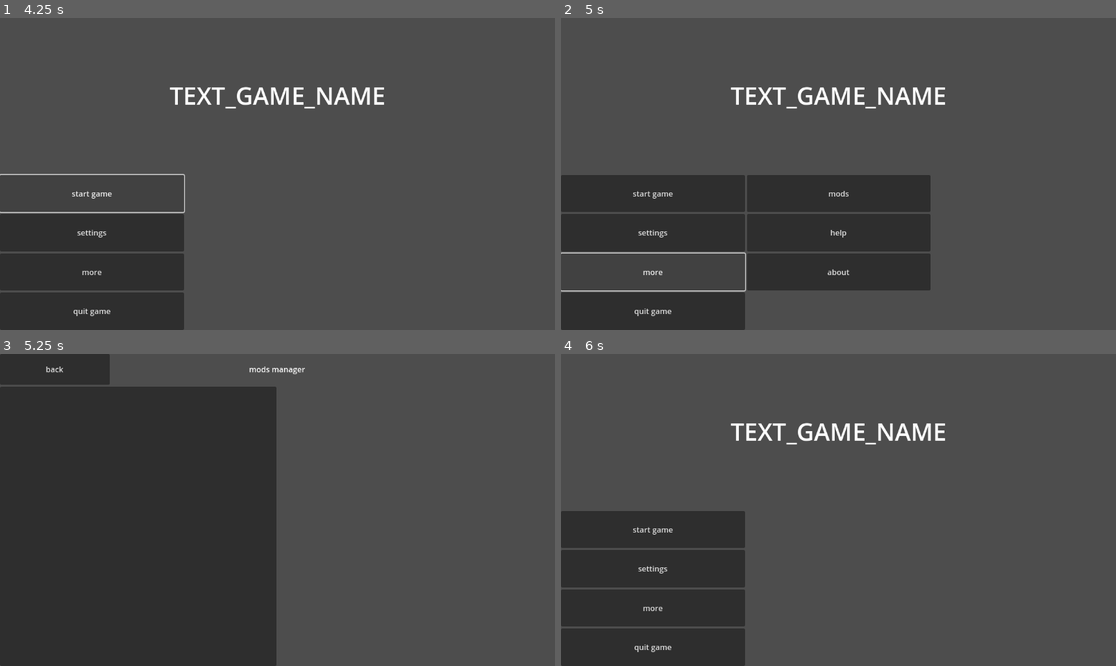
Above: before the commit, frames 1-4 (two rows, left to right).
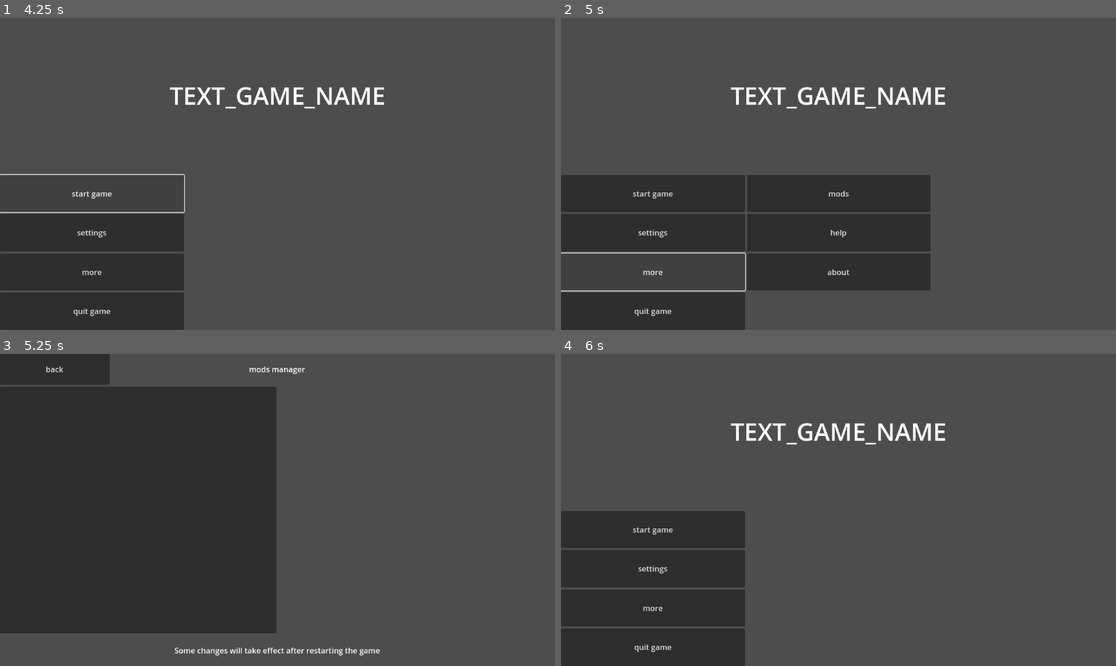
Above: after the commit, the same moments.

Repository: Neutron12138/Game-Framework-old
Game: Godot game, scene res://framework/interfaces/blank.tscn
The game is run twice, just before and just after one commit, with the same random seed, the same clock (stepped at 60 frames per second) and the same inputs.
Inputs:
- Up to frame 1 (4.25 s): click "settings" at 0.5 s; click "windowed" at 1.25 s; click "confirm" at 2 s; click "start game" at 2.75 s; click "start game" at 3.5 s
- Up to frame 2 (5 s): click "more" at 4.25 s
- Up to frame 3 (5.25 s): click "mods" at 5 s
- Up to frame 4 (6 s): click "back" at 5.75 s

Frames 1-2 are identical in both runs. In frame 3, 5.4% of the frame differs, in the area x 0-69%, y 89-100%; in frame 4, nothing differs.

Commit message:
有些小bug

Diff:
--- a/framework/global/basic_global_events.gd
+++ b/framework/global/basic_global_events.gd
@@ -4,3 +4,9 @@
 
 
 signal scene_changed(old_scene : Node, new_scene : Node)
+
+signal mod_enabled(mod : BasicModification)
+signal mod_disabled(mod : BasicModification)
+signal mod_priority_changed(mod : BasicModification, priority : int)
+signal mod_settings_opened(mod : BasicModification, settings : VBoxContainer)
+signal mod_settings_closed(mod : BasicModification, settings : VBoxContainer)
--- a/framework/global/basic_global_registry.gd
+++ b/framework/global/basic_global_registry.gd
@@ -28,3 +28,8 @@
 	"TEXT_WINDOWED" : Window.MODE_WINDOWED,
 	"TEXT_FULLSCREEN" : Window.MODE_FULLSCREEN
 }
+
+
+
+static func _static_init() -> void:
+	global_events = BasicGlobalEvents.new()
--- a/framework/global/framework_constants.gd
+++ b/framework/global/framework_constants.gd
@@ -4,11 +4,11 @@
 
 
 const VERSION_MAJOR : int = 0
-const VERSION_MINOR : int = 3
-const VERSION_REVISION : int = 4
+const VERSION_MINOR : int = 4
+const VERSION_REVISION : int = 0
 const VERSION_HEX : int = VERSION_MAJOR << 16 & VERSION_MINOR << 8 & VERSION_REVISION << 0
 const VERSION_STATUS : StringName = &""
-const VERSION_STRING : StringName = &"0.3.4"
+const VERSION_STRING : StringName = &"0.4.0"
 
 
 
--- a/framework/global/framework_main.gd
+++ b/framework/global/framework_main.gd
@@ -1,10 +1,5 @@
 class_name FrameworkMain
 extends SceneTree
-
-
-
-static func _static_init() -> void:
-	BasicGlobalRegistry.global_events = BasicGlobalEvents.new()
 
 
 
@@ -12,6 +7,7 @@
 	auto_accept_quit = false
 
 	_add_resource_savers_and_loaders()
+	_connect_signals()
 	_load_game_settings()
 	_load_modifications()
 	_load_translations()
@@ -29,14 +25,25 @@
 
 
 
+func _connect_signals() -> void:
+	BasicGlobalRegistry.global_events.mod_enabled.connect(ModsManagerUtilities.on_mod_enabled)
+	BasicGlobalRegistry.global_events.mod_disabled.connect(ModsManagerUtilities.on_mod_disabled)
+	BasicGlobalRegistry.global_events.mod_priority_changed.connect(ModsManagerUtilities.on_mod_priority_changed)
+
+
+
 func _load_game_settings() -> void:
 	BasicGlobalRegistry.game_settings = GameSettingsUtilities.load_game_settings_file(FilesystemUtilities.get_executable_directory() + BasicGameSettings.GAMESETTINGS_FILENAME)
 
 
 
 func _load_modifications() -> void:
-	if BasicGlobalRegistry.game_settings.enable_mods:
-		ModsManagerUtilities.load_modifications(FilesystemUtilities.get_executable_directory() + ModsManagerUtilities.MOD_DIRNAME)
+	if not BasicGlobalRegistry.game_settings.enable_mods:
+		return
+
+	ModsManagerUtilities.load_mods_settings()
+	ModsManagerUtilities.load_modifications(FilesystemUtilities.get_executable_directory() + ModsManagerUtilities.MOD_DIRNAME)
+	ModsManagerUtilities.load_mods_files()
 
 
 
--- a/framework/global/framework_resources.gd
+++ b/framework/global/framework_resources.gd
@@ -14,7 +14,7 @@
 const BasicAbout : PackedScene = preload("res://framework/interfaces/user_interfaces/basic_about.tscn")
 const BasicNewGame : PackedScene = preload("res://framework/interfaces/user_interfaces/basic_new_game.tscn")
 const BasicLoadGame : PackedScene = preload("res://framework/interfaces/user_interfaces/basic_load_game.tscn")
-const BasicModOptions : PackedScene = preload("res://framework/interfaces/user_interfaces/basic_mod_options.tscn")
+const BasicModSettings : PackedScene = preload("res://framework/interfaces/user_interfaces/basic_mod_settings.tscn")
 const BasicModsManager : PackedScene = preload("res://framework/interfaces/user_interfaces/basic_mods_manager.tscn")
 const BasicHelp : PackedScene = preload("res://framework/interfaces/user_interfaces/basic_help.tscn")
 
--- /dev/null
+++ b/framework/interfaces/user_interfaces/basic_mod_settings.gd
@@ -0,0 +1,58 @@
+extends VBoxContainer
+
+
+
+@export var modification : BasicModification = null
+@onready var settings : VBoxContainer = %settings
+@onready var details : HBoxContainer = %details
+@onready var icon : TextureRect = %icon
+@onready var info : Label = %info
+@onready var enable : HBoxContainer = %enable
+@onready var priority : HBoxContainer = %priority
+
+
+
+func open(mod : BasicModification) -> void:
+	modification = mod
+	if not is_instance_valid(modification):
+		return
+
+	var texture : Texture = ModFileUtilities.load_mod_icon(modification)
+	if is_instance_valid(texture):
+		icon.texture = texture
+	info.text = ModFileUtilities.get_mod_info(modification)
+
+	enable.default_value = BasicGlobalRegistry.mods_settings.get_value(mod.identity, ModsManagerUtilities.KEY_ENABLE, false)
+	enable.reset()
+
+	priority.default_value = BasicGlobalRegistry.mods_settings.get_value(mod.identity, ModsManagerUtilities.KEY_PRIORITY, 0)
+	priority.reset()
+
+	if is_instance_valid(BasicGlobalRegistry.global_events):
+		BasicGlobalRegistry.global_events.mod_settings_opened.emit(modification, settings)
+
+
+
+func close() -> void:
+	modification = null
+
+	if is_instance_valid(BasicGlobalRegistry.global_events):
+		BasicGlobalRegistry.global_events.mod_settings_closed.emit(modification, settings)
+
+
+
+func _on_enable_value_changed(value: Variant) -> void:
+	if not is_instance_valid(BasicGlobalRegistry.global_events):
+		return
+
+	if value:
+		BasicGlobalRegistry.global_events.mod_enabled.emit(modification)
+	else:
+		BasicGlobalRegistry.global_events.mod_disabled.emit(modification)
+
+
+func _on_priority_value_changed(value: Variant) -> void:
+	if not is_instance_valid(BasicGlobalRegistry.global_events):
+		return
+
+	BasicGlobalRegistry.global_events.mod_priority_changed.emit(modification, value)
--- /dev/null
+++ b/framework/interfaces/user_interfaces/basic_mod_settings.tscn
@@ -0,0 +1,62 @@
+[gd_scene load_steps=4 format=3 uid="uid://g1fco78v58tc"]
+
+[ext_resource type="Script" path="res://framework/interfaces/user_interfaces/basic_mod_settings.gd" id="1_8jcoq"]
+[ext_resource type="PackedScene" uid="uid://b8ble03df5ehg" path="res://framework/interfaces/value_setters/bool_value_setter.tscn" id="2_uvehn"]
+[ext_resource type="PackedScene" uid="uid://mu2jshqdmcjp" path="res://framework/interfaces/value_setters/integer_value_setter.tscn" id="3_412xy"]
+
+[node name="BasicModSettings" type="VBoxContainer"]
+offset_right = 1152.0
+offset_bottom = 648.0
+size_flags_horizontal = 3
+size_flags_vertical = 3
+script = ExtResource("1_8jcoq")
+
+[node name="Label" type="Label" parent="."]
+layout_mode = 2
+size_flags_vertical = 3
+text = "TEXT_MOD_OPTIONS"
+horizontal_alignment = 1
+vertical_alignment = 1
+
+[node name="ScrollContainer" type="ScrollContainer" parent="."]
+layout_mode = 2
+size_flags_vertical = 3
+size_flags_stretch_ratio = 7.0
+
+[node name="settings" type="VBoxContainer" parent="ScrollContainer"]
+unique_name_in_owner = true
+layout_mode = 2
+size_flags_horizontal = 3
+size_flags_vertical = 3
+
+[node name="details" type="HBoxContainer" parent="ScrollContainer/settings"]
+unique_name_in_owner = true
+layout_mode = 2
+size_flags_vertical = 3
+
+[node name="icon" type="TextureRect" parent="ScrollContainer/settings/details"]
+unique_name_in_owner = true
+layout_mode = 2
+stretch_mode = 4
+
+[node name="info" type="Label" parent="ScrollContainer/settings/details"]
+unique_name_in_owner = true
+layout_mode = 2
+size_flags_horizontal = 3
+size_flags_vertical = 3
+
+[node name="enable" parent="ScrollContainer/settings" instance=ExtResource("2_uvehn")]
+unique_name_in_owner = true
+layout_mode = 2
+label_text = "TEXT_ENABLE"
+
+[node name="priority" parent="ScrollContainer/settings" instance=ExtResource("3_412xy")]
+unique_name_in_owner = true
+layout_mode = 2
+min_value = -100
+allow_greater = true
+allow_lesser = true
+label_text = "TEXT_PRIORITY"
+
+[connection signal="value_changed" from="ScrollContainer/settings/enable" to="." method="_on_enable_value_changed"]
+[connection signal="value_changed" from="ScrollContainer/settings/priority" to="." method="_on_priority_value_changed"]
--- a/framework/interfaces/user_interfaces/basic_mods_manager.gd
+++ b/framework/interfaces/user_interfaces/basic_mods_manager.gd
@@ -3,9 +3,34 @@
 
 
 @export var previous_scene : Node = null
+@onready var container : HBoxContainer = %container
 @onready var list : ItemList = %list
-@onready var options : VBoxContainer = %options
 @onready var blank : Control = %blank
+var settings : VBoxContainer = null
+
+
+
+func _ready() -> void:
+	for identity in BasicGlobalRegistry.modifications.keys():
+		list.add_item(identity)
+
+
+
+func close() -> void:
+	if is_instance_valid(settings):
+		settings.close()
+		container.remove_child(settings)
+
+
+
+func open(index : int) -> void:
+	var identity : String = list.get_item_text(index)
+	if not BasicGlobalRegistry.modifications.has(identity):
+		return
+
+	settings = FrameworkResources.BasicModSettings.instantiate()
+	settings.open(BasicGlobalRegistry.modifications[identity])
+	container.add_child(settings)
 
 
 
@@ -14,11 +39,11 @@
 
 
 func _on_list_empty_clicked(_at_position: Vector2, _mouse_button_index: int) -> void:
-	options.hide()
+	close()
 	blank.show()
 
 
-func _on_list_item_selected(index: int) -> void:
-	options.switch(index)
-	options.show()
+func _on_list_item_clicked(index: int, _at_position: Vector2, _mouse_button_index: int) -> void:
+	close()
+	open(index)
 	blank.hide()
--- a/framework/interfaces/user_interfaces/basic_mods_manager.tscn
+++ b/framework/interfaces/user_interfaces/basic_mods_manager.tscn
@@ -1,9 +1,8 @@
-[gd_scene load_steps=6 format=3 uid="uid://daday0ctffecu"]
+[gd_scene load_steps=5 format=3 uid="uid://daday0ctffecu"]
 
 [ext_resource type="Script" path="res://framework/interfaces/user_interfaces/basic_mods_manager.gd" id="1_76v0v"]
 [ext_resource type="Script" path="res://framework/interfaces/widgets/interface_resizer.gd" id="2_fujls"]
 [ext_resource type="PackedScene" uid="uid://b2uhanojuhssd" path="res://framework/interfaces/widgets/basic_header.tscn" id="3_pai25"]
-[ext_resource type="PackedScene" uid="uid://g1fco78v58tc" path="res://framework/interfaces/user_interfaces/basic_mod_options.tscn" id="4_lf0of"]
 [ext_resource type="PackedScene" uid="uid://bnabgu0s2d4da" path="res://framework/interfaces/blank.tscn" id="4_ltee4"]
 
 [node name="BasicModsManagerInterface" type="VBoxContainer"]
@@ -19,27 +18,29 @@
 layout_mode = 2
 title = "TEXT_MODS_MANAGER"
 
-[node name="HBoxContainer2" type="HBoxContainer" parent="."]
+[node name="container" type="HBoxContainer" parent="."]
+unique_name_in_owner = true
 layout_mode = 2
 size_flags_vertical = 3
-size_flags_stretch_ratio = 9.0
+size_flags_stretch_ratio = 8.0
 
-[node name="list" type="ItemList" parent="HBoxContainer2"]
+[node name="list" type="ItemList" parent="container"]
 unique_name_in_owner = true
 layout_mode = 2
 size_flags_horizontal = 3
 
-[node name="options" parent="HBoxContainer2" instance=ExtResource("4_lf0of")]
-unique_name_in_owner = true
-visible = false
-layout_mode = 2
-size_flags_horizontal = 3
-
-[node name="blank" parent="HBoxContainer2" instance=ExtResource("4_ltee4")]
+[node name="blank" parent="container" instance=ExtResource("4_ltee4")]
 unique_name_in_owner = true
 layout_mode = 2
 size_flags_horizontal = 3
 
+[node name="Label" type="Label" parent="."]
+layout_mode = 2
+size_flags_vertical = 3
+text = "TEXT_SOME_CHANGES_WILL_TAKE_EFFECT_AFTER_RESTARTING_THE_GAME"
+horizontal_alignment = 1
+vertical_alignment = 1
+
 [connection signal="back_request" from="header" to="." method="_on_header_back_request"]
-[connection signal="empty_clicked" from="HBoxContainer2/list" to="." method="_on_list_empty_clicked"]
-[connection signal="item_selected" from="HBoxContainer2/list" to="." method="_on_list_item_selected"]
+[connection signal="empty_clicked" from="container/list" to="." method="_on_list_empty_clicked"]
+[connection signal="item_clicked" from="container/list" to="." method="_on_list_item_clicked"]
--- a/framework/interfaces/value_setters/bool_value_setter.gd
+++ b/framework/interfaces/value_setters/bool_value_setter.gd
@@ -20,3 +20,8 @@
 
 func get_value() -> Variant:
 	return value.button_pressed
+
+
+
+func _on_value_pressed() -> void:
+	value_changed.emit(get_value())
--- a/framework/interfaces/value_setters/bool_value_setter.tscn
+++ b/framework/interfaces/value_setters/bool_value_setter.tscn
@@ -12,3 +12,5 @@
 layout_mode = 2
 size_flags_horizontal = 3
 size_flags_stretch_ratio = 4.0
+
+[connection signal="pressed" from="value" to="." method="_on_value_pressed"]
--- a/framework/interfaces/value_setters/enum_value_setter.gd
+++ b/framework/interfaces/value_setters/enum_value_setter.gd
@@ -41,3 +41,8 @@
 		Logger.loge("Unable to find the key corresponding to the value (\"%s\") in enum_items." % val)
 		return -1
 	return array.find(key)
+
+
+
+func _on_value_item_selected(_index: int) -> void:
+	value_changed.emit(get_value())
--- a/framework/interfaces/value_setters/enum_value_setter.tscn
+++ b/framework/interfaces/value_setters/enum_value_setter.tscn
@@ -13,3 +13,5 @@
 layout_mode = 2
 size_flags_horizontal = 3
 size_flags_stretch_ratio = 4.0
+
+[connection signal="item_selected" from="value" to="." method="_on_value_item_selected"]
--- a/framework/interfaces/value_setters/integer_value_setter.gd
+++ b/framework/interfaces/value_setters/integer_value_setter.gd
@@ -28,3 +28,8 @@
 
 func get_value() -> Variant:
 	return value.value
+
+
+
+func _on_value_value_changed(_value: float) -> void:
+	value_changed.emit(get_value())
--- a/framework/interfaces/value_setters/integer_value_setter.tscn
+++ b/framework/interfaces/value_setters/integer_value_setter.tscn
@@ -16,3 +16,5 @@
 layout_mode = 2
 size_flags_horizontal = 3
 size_flags_stretch_ratio = 4.0
+
+[connection signal="value_changed" from="value" to="." method="_on_value_value_changed"]
--- a/framework/interfaces/value_setters/string_value_setter.gd
+++ b/framework/interfaces/value_setters/string_value_setter.gd
@@ -1,4 +1,8 @@
 extends "value_setter.gd"
+
+
+
+signal value_submitted(value : String)
 
 
 
@@ -19,3 +23,12 @@
 
 func get_value() -> Variant:
 	return value.text
+
+
+
+func _on_value_text_changed(_new_text: String) -> void:
+	value_changed.emit(get_value())
+
+
+func _on_value_text_submitted(_new_text: String) -> void:
+	value_submitted.emit(get_value())
--- a/framework/interfaces/value_setters/string_value_setter.tscn
+++ b/framework/interfaces/value_setters/string_value_setter.tscn
@@ -12,3 +12,6 @@
 layout_mode = 2
 size_flags_horizontal = 3
 size_flags_stretch_ratio = 4.0
+
+[connection signal="text_changed" from="value" to="." method="_on_value_text_changed"]
+[connection signal="text_submitted" from="value" to="." method="_on_value_text_submitted"]
--- a/framework/interfaces/value_setters/value_setter.gd
+++ b/framework/interfaces/value_setters/value_setter.gd
@@ -1,4 +1,8 @@
 extends HBoxContainer
+
+
+
+signal value_changed(value : Variant)
 
 
 
--- a/framework/interfaces/value_setters/vector2_value_setter.gd
+++ b/framework/interfaces/value_setters/vector2_value_setter.gd
@@ -1,4 +1,8 @@
 extends "value_setter.gd"
+
+
+
+signal value_submitted(value : Variant)
 
 
 
@@ -47,3 +51,20 @@
 			return null
 
 		return Vector2(float(x), float(y))
+
+
+
+func _on_value_x_text_changed(_new_text: String) -> void:
+	value_changed.emit(get_value())
+
+
+func _on_value_x_text_submitted(_new_text: String) -> void:
+	value_submitted.emit(get_value())
+
+
+func _on_value_y_text_changed(_new_text: String) -> void:
+	value_changed.emit(get_value())
+
+
+func _on_value_y_text_submitted(_new_text: String) -> void:
+	value_submitted.emit(get_value())
--- a/framework/interfaces/value_setters/vector2_value_setter.tscn
+++ b/framework/interfaces/value_setters/vector2_value_setter.tscn
@@ -41,3 +41,8 @@
 size_flags_horizontal = 3
 size_flags_stretch_ratio = 1.5
 placeholder_text = "TEXT_PLEASE_ENTER_NUMBER"
+
+[connection signal="text_changed" from="value_x" to="." method="_on_value_x_text_changed"]
+[connection signal="text_submitted" from="value_x" to="." method="_on_value_x_text_submitted"]
+[connection signal="text_changed" from="value_y" to="." method="_on_value_y_text_changed"]
+[connection signal="text_submitted" from="value_y" to="." method="_on_value_y_text_submitted"]
--- a/framework/translations/en.json
+++ b/framework/translations/en.json
@@ -56,6 +56,9 @@
 		"TEXT_PAUSE_WHEN_CONSOLE" : "pause the game when starting the console",
 		"TEXT_LANGUAGE" : "language",
 
-		"TEXT_PRIORITY" : "priority"
+		"TEXT_ENABLE" : "enable",
+		"TEXT_PRIORITY" : "priority",
+
+		"TEXT_SOME_CHANGES_WILL_TAKE_EFFECT_AFTER_RESTARTING_THE_GAME" : "Some changes will take effect after restarting the game"
 	}
 }
--- a/framework/translations/zh_CN.json
+++ b/framework/translations/zh_CN.json
@@ -56,6 +56,9 @@
 		"TEXT_PAUSE_WHEN_CONSOLE" : "当启动控制台时暂停游戏",
 		"TEXT_LANGUAGE" : "语言",
 
-		"TEXT_PRIORITY" : "优先级"
+		"TEXT_ENABLE" : "启用",
+		"TEXT_PRIORITY" : "优先级",
+
+		"TEXT_SOME_CHANGES_WILL_TAKE_EFFECT_AFTER_RESTARTING_THE_GAME" : "一些修改将会在重启游戏后生效"
 	}
 }
--- a/framework/utilities/mod_file_utilities.gd
+++ b/framework/utilities/mod_file_utilities.gd
@@ -109,7 +109,34 @@
 
 
 
+static func load_mod_icon(mod : BasicModification) -> Texture:
+	if mod.icon.is_empty():
+		return null
+
+	var texture : Resource = load(mod.icon)
+	if not texture is Texture:
+		Logger.loge("The icon resource must be objects inherited from Texture.")
+		return null
+
+	return texture
+
+
+
+static func get_mod_info(mod : BasicModification) -> String:
+	return str(
+		BasicModification.KEY_IDENTITY, ": ", mod.identity,
+		BasicModification.KEY_NAME, ": ", mod.name,
+		BasicModification.KEY_AUTHOR, ": ", mod.author,
+		BasicModification.KEY_VERSION, ": ", mod.version,
+		"directory: ", mod.directory
+	)
+
+
+
 static func load_mod_files(mod : BasicModification) -> void:
+	if not is_instance_valid(mod):
+		Logger.loge("Unable to load an invalid modification.")
+
 	for i in range(mod.files.size()):
 		var file : Dictionary = mod.files[i]
 		var path : String = FilesystemUtilities.analyse_path(file[BasicModification.KEY_PATH], mod.directory)
--- a/framework/utilities/mods_manager_utilities.gd
+++ b/framework/utilities/mods_manager_utilities.gd
@@ -16,26 +16,30 @@
 
 
 
-static func load_mods_settings() -> void:
-	var path : String = FilesystemUtilities.get_executable_directory() + MODS_SETTINGS_FILENAME
-	BasicGlobalRegistry.mods_settings = ConfigFile.new()
-	BasicGlobalRegistry.mods_settings.load(path)
+static func on_mod_enabled(mod : BasicModification) -> void:
+	if not is_instance_valid(mod):
+		return
+
+	BasicGlobalRegistry.mods_settings.set_value(mod.identity, KEY_ENABLE, true)
+	save_mods_settings()
+
+static func on_mod_disabled(mod : BasicModification) -> void:
+	if not is_instance_valid(mod):
+		return
+
+	BasicGlobalRegistry.mods_settings.set_value(mod.identity, KEY_ENABLE, false)
+	save_mods_settings()
+
+static func on_mod_priority_changed(mod : BasicModification, priority : int) -> void:
+	if not is_instance_valid(mod):
+		return
+
+	BasicGlobalRegistry.mods_settings.set_value(mod.identity, KEY_PRIORITY, priority)
+	save_mods_settings()
 
 
 
-static func add_default_mod_settings(mod : BasicModification) -> void:
-	if not is_instance_valid(BasicGlobalRegistry.mods_settings):
-		return
-
-	BasicGlobalRegistry.mods_settings.set_value(mod.identity, KEY_ENABLE, false)
-	BasicGlobalRegistry.mods_settings.set_value(mod.identity, KEY_PRIORITY, 0)
-
-
-
-static func check_mods_settings() -> void:
-	if not is_instance_valid(BasicGlobalRegistry.mods_settings):
-		return
-
+static func _check_mods_settings() -> void:
 	for identity in BasicGlobalRegistry.mods_settings.get_sections():
 		if BasicGlobalRegistry.mods_settings.has_section_key(identity, KEY_ENABLE):
 			var enable : Variant = BasicGlobalRegistry.mods_settings.get_value(identity, KEY_ENABLE)
@@ -53,6 +57,48 @@
 		else:
 			BasicGlobalRegistry.mods_settings.set_value(identity, KEY_PRIORITY, 0)
 
+static func check_mods_settings() -> void:
+	if not is_instance_valid(BasicGlobalRegistry.mods_settings):
+		return
+
+	_check_mods_settings()
+
+
+
+static func save_mods_settings() -> void:
+	if not is_instance_valid(BasicGlobalRegistry.mods_settings):
+		return
+
+	_check_mods_settings()
+	var path : String = FilesystemUtilities.get_executable_directory() + MODS_SETTINGS_FILENAME
+	BasicGlobalRegistry.mods_settings.save(path)
+
+
+
+static func load_mods_settings() -> void:
+	var path : String = FilesystemUtilities.get_executable_directory() + MODS_SETTINGS_FILENAME
+	BasicGlobalRegistry.mods_settings = ConfigFile.new()
+
+	if FileAccess.file_exists(path):
+		BasicGlobalRegistry.mods_settings.load(path)
+	else:
+		save_mods_settings()
+
+
+
+static func _add_default_mod_settings(mod : BasicModification) -> void:
+	if not is_instance_valid(BasicGlobalRegistry.mods_settings):
+		return
+
+	BasicGlobalRegistry.mods_settings.set_value(mod.identity, KEY_ENABLE, false)
+	BasicGlobalRegistry.mods_settings.set_value(mod.identity, KEY_PRIORITY, 0)
+
+static func add_default_mod_settings(mod : BasicModification) -> void:
+	if not is_instance_valid(BasicGlobalRegistry.mods_settings):
+		return
+
+	_add_default_mod_settings(mod)
+
 
 
 static func load_modification(path : String) -> void:
@@ -63,6 +109,7 @@
 	BasicGlobalRegistry.modifications[mod.identity] = mod
 	if not BasicGlobalRegistry.mods_settings.has_section(mod.identity):
 		add_default_mod_settings(mod)
+		save_mods_settings()
 
 
 
@@ -75,6 +122,39 @@
 		var filename : String = dir + MOD_FILENAME
 		if FileAccess.file_exists(filename):
 			load_modification(filename)
+
+	check_mods_settings()
+
+
+
+static func _load_mods_files() -> void:
+	var dict : Dictionary = {}
+	for identity in BasicGlobalRegistry.mods_settings.get_sections():
+		var enable : bool = BasicGlobalRegistry.mods_settings.get_value(identity, KEY_ENABLE, false)
+		if not enable:
+			continue
+
+		var priority : int = BasicGlobalRegistry.mods_settings.get_value(identity, KEY_PRIORITY, 0)
+		if not dict.has(priority):
+			dict[priority] = []
+		dict[priority].append(identity)
+
+	var priorities : Array = dict.keys()
+	priorities.sort()
+	priorities.reverse()
+	for priority in priorities:
+		for identity in dict[priority]:
+			if not BasicGlobalRegistry.modifications.has(identity):
+				Logger.loge("Unable to find modification object: \"%s\"." % identity)
+				continue
+
+			ModFileUtilities.load_mod_files(BasicGlobalRegistry.modifications[identity])
+
+static func load_mods_files() -> void:
+	if not is_instance_valid(BasicGlobalRegistry.mods_settings):
+		return
+
+	_load_mods_files()
 
 
 
